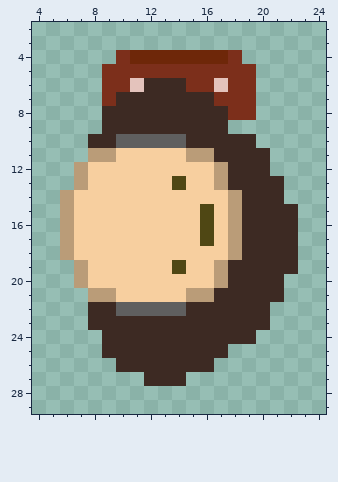
Two versions of one pixel-art sprite, Twardowski/Twardowski/sprites/spr_twardowski_idle/layers/8d3a4917-f6af-4d15-9cfd-ec165aeca263/2793e29b-e62f-477d-9bed-4058f4658fec.png. Above: the version before the commit.
The file is 32x32 pixels. Shown: x 4..24, y 2..29.
New version:
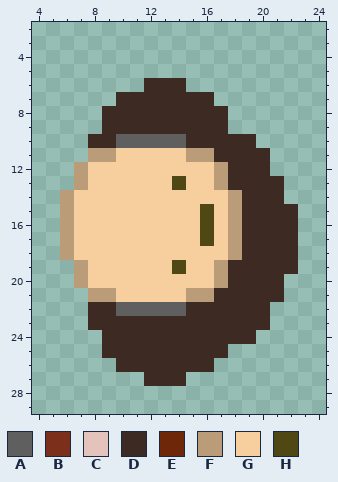
Palette (. is transparent): A #5f5f5f  B #7c2f1b  C #e4c3bc  D #3d2a23  E #6e2709  F #ba9c78  G #f7cf9f  H #4f4714
The exact change:
{"y":4,"x":10,"old":"BEEEEEEEB","new":"........."}
{"y":5,"x":9,"old":"BBBBBBBBBBB","new":"..........."}
{"y":6,"x":9,"old":"BBC","new":"..."}
{"y":6,"x":15,"old":"BBCBB","new":"....."}
{"y":7,"x":9,"old":"B","new":"."}
{"y":7,"x":17,"old":"BBB","new":"..."}
{"y":8,"x":18,"old":"BB","new":".."}
